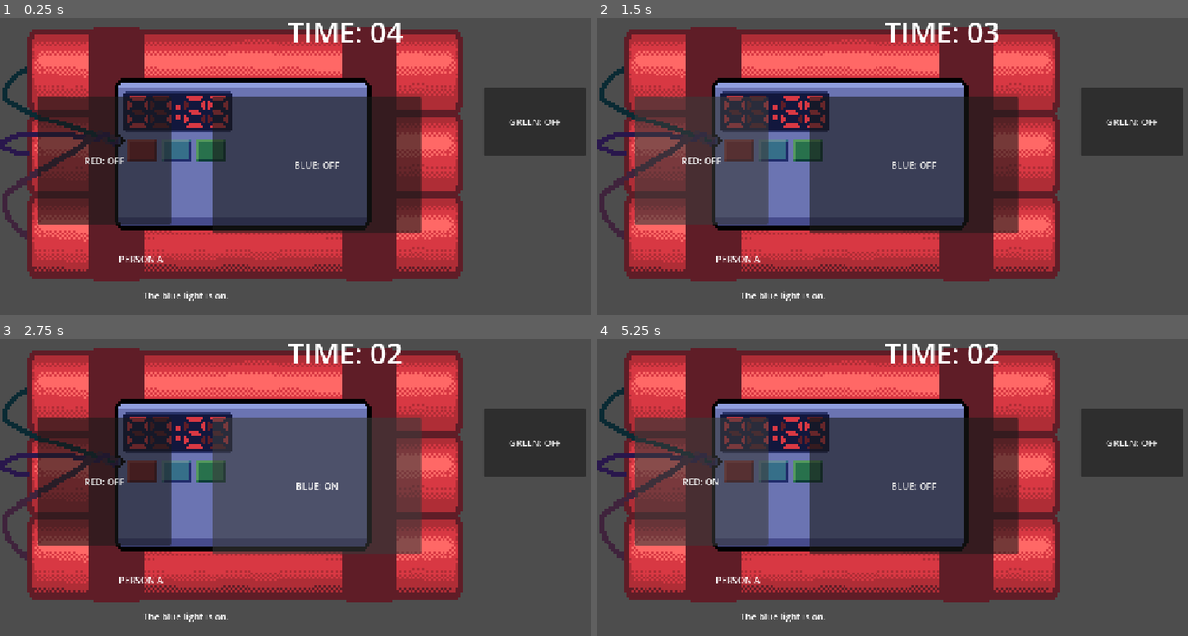
Above: before the commit, frames 1-4 (two rows, left to right).
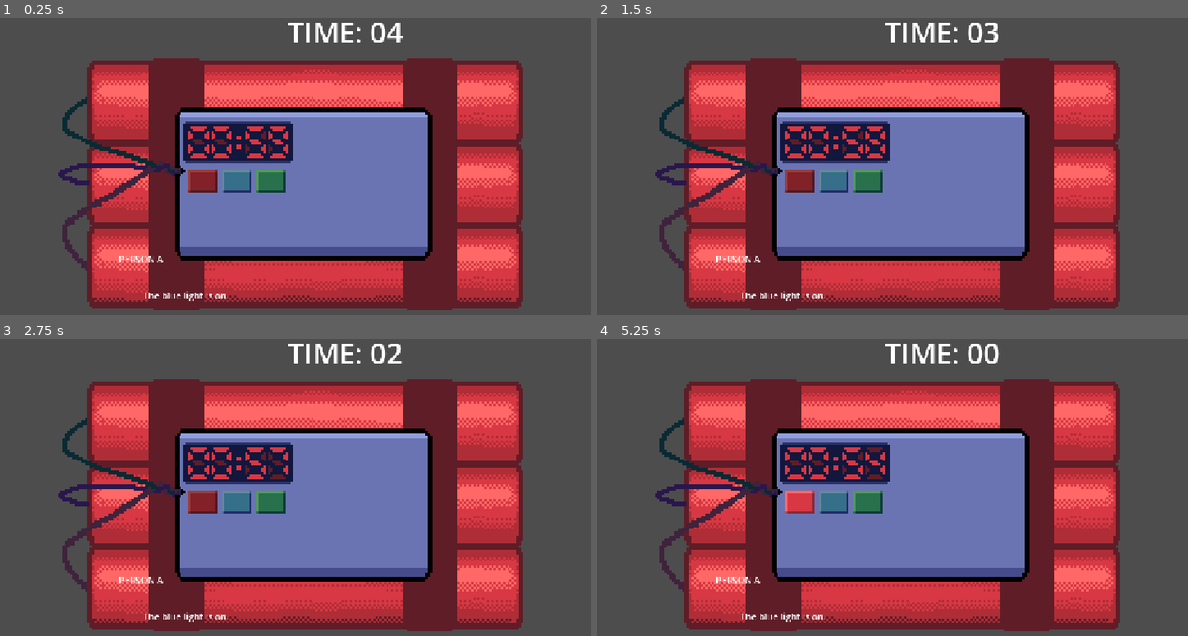
Above: after the commit, the same moments.

Repository: Mr-Excoem/brackeys-jam-2026-2
Game: Godot game, scene res://main.tscn
Two runs of this game, one before a commit and one after it. Both use one fixed random seed, a clock stepped at 60 frames per second and the inputs below. The project has no main scene, so this scene is started directly.
Inputs (mouse positions are in pixels of both pictures, inside the frame that each line leads up to; where the layout moved, square brackets give the same spot in the first picture):
- Up to frame 1 (0.25 s): no input
- Up to frame 2 (1.5 s): click (703, 160) at 0.5 s, where only the run before the commit has a clickable "RED: OFF"; click (703, 160) at 1.25 s, where only the run before the commit has a clickable "RED: ON"
- Up to frame 3 (2.75 s): click (319, 484) at 2 s, where only the run before the commit has a clickable "BLUE: OFF"
- Up to frame 4 (5.25 s): click (916, 484) at 2.75 s, where only the run before the commit has a clickable "BLUE: ON"; click (1134, 442) at 3.5 s, where only the run before the commit has a clickable "GREEN: OFF"; click (1134, 442) at 4.25 s, where only the run before the commit has a clickable "GREEN: ON"; click (797, 502) [738, 472] at 5 s

The runs differ from the first frame. In frame 1, 76% of the frame differs, in the area x 0-100%, y 3-99%; in frame 2, 76%; in frame 3, 76%; in frame 4, 76%.

Commit message:
let main.gd detect state of buttons on bomb

Diff:
--- a/brackeys-2026/autoloads/timer.tscn
+++ b/brackeys-2026/autoloads/timer.tscn
@@ -1,5 +1,5 @@
 [gd_scene format=3 uid="uid://b0guxfbjkl43o"]
 
 [node name="Timer" type="Timer" unique_id=1621579729]
-wait_time = 90.0
+wait_time = 60.0
 one_shot = true
--- a/brackeys-2026/bomb_scenes/bomb.gd
+++ b/brackeys-2026/bomb_scenes/bomb.gd
@@ -1 +1,5 @@
 extends Sprite2D
+
+@onready var red_button = $ColorButtons/Red
+@onready var green_button = $ColorButtons/Green
+@onready var blue_button = $ColorButtons/Blue
--- a/brackeys-2026/bomb_scenes/bomb_number.gd
+++ b/brackeys-2026/bomb_scenes/bomb_number.gd
@@ -8,8 +8,9 @@
 func _ready():
 	BombTimer.start()
 
-# Called every frame. 'delta' is the elapsed time since the previous frame.
 func _process(_delta: float) -> void:
+	if BombTimer.is_stopped():
+		return
 	#the number displayed (0-9) can be accessed by the "frame" variable
 	var time_left:int = int(BombTimer.time_left)
 	@warning_ignore("integer_division")
--- a/brackeys-2026/main.gd
+++ b/brackeys-2026/main.gd
@@ -19,23 +19,30 @@
 	{"speaker": "PERSON A", "text": "The red light is off."},
 	{"speaker": "PERSON B", "text": "The green light is on."}
 ]
+@onready var bomb = $Bomb
+#in this case, red_on is bomb.red_button.on
 
-func _on_red_light_pressed():
-	red_on = !red_on
-	$RedLight.text = "RED: " + ("ON" if red_on else "OFF")
-	check_solution()
+#
+#func _on_red_light_pressed():
+	#red_on = !red_on
+	#$RedLight.text = "RED: " + ("ON" if red_on else "OFF")
+	#check_solution()
+#
+#func _on_blue_light_pressed():
+	#blue_on = !blue_on
+	#$BlueLight.text = "BLUE: " + ("ON" if blue_on else "OFF")
+	#check_solution()
+#
+#func _on_green_light_pressed():
+	#green_on = !green_on
+	#$GreenLight.text = "GREEN: " + ("ON" if green_on else "OFF")
+	#check_solution()
 
-func _on_blue_light_pressed():
-	blue_on = !blue_on
-	$BlueLight.text = "BLUE: " + ("ON" if blue_on else "OFF")
-	check_solution()
-
-func _on_green_light_pressed():
-	green_on = !green_on
-	$GreenLight.text = "GREEN: " + ("ON" if green_on else "OFF")
+func _input(_event):
 	check_solution()
 
 func _process(delta):
+
 	if bomb_defused or time_up:
 		return
 
@@ -51,9 +58,12 @@
 	$TimerLabel.text = "TIME: %02d" % seconds
 
 func check_solution():
-	if red_on == correct_red and blue_on == correct_blue and green_on == correct_green:
+	if bomb.red_button.on == correct_red \
+	and bomb.blue_button.on == correct_blue \
+	and bomb.green_button.on == correct_green:
 		bomb_defused = true
 		print("BOMB DEFUSED!")
+		BombTimer.stop()
 
 func _ready():
 	$RedLight.text = "RED: OFF"
--- a/brackeys-2026/main.tscn
+++ b/brackeys-2026/main.tscn
@@ -2,26 +2,35 @@
 
 [ext_resource type="Script" uid="uid://b54r1ojcq7hp5" path="res://main.gd" id="1_ig7tw"]
 [ext_resource type="PackedScene" uid="uid://d1fb3rdbutihl" path="res://bomb_scenes/bomb.tscn" id="2_0xm2m"]
+[ext_resource type="Texture2D" uid="uid://8i23lg1ebwxx" path="res://assets/background.png" id="2_h2yge"]
 
 [node name="Main" type="Node2D" unique_id=1646423350]
 script = ExtResource("1_ig7tw")
 
+[node name="background" type="Sprite2D" parent="." unique_id=1138009476]
+scale = Vector2(4, 4)
+texture = ExtResource("2_h2yge")
+centered = false
+
 [node name="Bomb" parent="." unique_id=496275372 instance=ExtResource("2_0xm2m")]
-position = Vector2(430, 291)
+position = Vector2(536, 344)
 
 [node name="RedLight" type="Button" parent="." unique_id=250370693]
+visible = false
 offset_left = 66.0
 offset_top = 190.0
 offset_right = 300.0
 offset_bottom = 414.0
 
 [node name="BlueLight" type="Button" parent="." unique_id=657490236]
+visible = false
 offset_left = 373.0
 offset_top = 190.0
 offset_right = 739.0
 offset_bottom = 429.0
 
 [node name="GreenLight" type="Button" parent="." unique_id=251799496]
+visible = false
 offset_left = 849.0
 offset_top = 174.0
 offset_right = 1028.0
Not shown, changed: brackeys-2026/.nomedia
Not shown, added: brackeys-2026/ouch-x86_64-linux-musl
